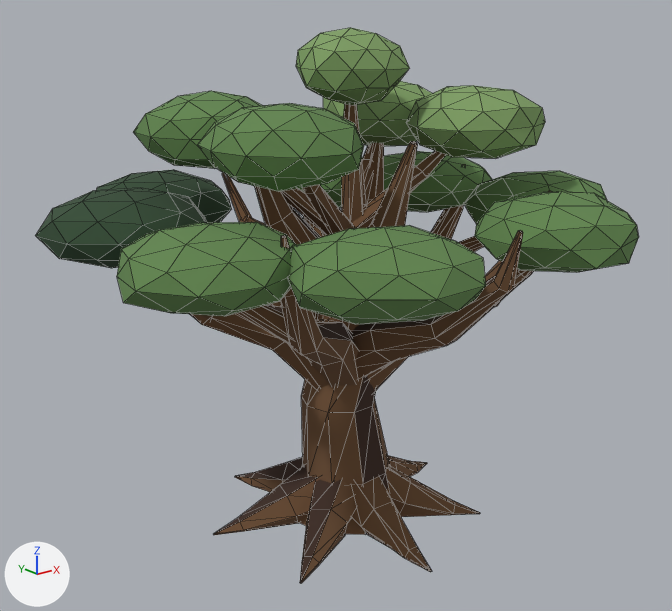
A saved change to the glTF model artifacts/graphics/astra/great-oak/great-oak.glb.
The view is the same before and after, from a 50 mm camera at (-3.88, -4.74, 3.48) aimed at (-0.07, 0.02, 1.58). Arrows for +X, +Y and +Z are at lower left; the lights stay in place. The picture after the commit comes second. Mesh edges are drawn as thin lines. Vertices at exactly the same position are counted once.

The older version as bpy lines, for what is in view:
```python
ob_great_oak_canopy_light = bpy.data.objects.new('great_oak_canopy_light', me_great_oak_canopy_light)
ob_great_oak_canopy_light.location = (0.0, 0.0, 0.0)
ob_great_oak_canopy_mid = bpy.data.objects.new('great_oak_canopy_mid', me_great_oak_canopy_mid)
ob_great_oak_canopy_mid.location = (0.0, 0.0, 0.0)
ob_great_oak_canopy_shadow = bpy.data.objects.new('great_oak_canopy_shadow', me_great_oak_canopy_shadow)
ob_great_oak_canopy_shadow.location = (0.0, 0.0, 0.0)
ob_great_oak_roots = bpy.data.objects.new('great_oak_roots', me_great_oak_roots)
ob_great_oak_roots.location = (0.0, 0.0, 0.0)
ob_great_oak_twigs = bpy.data.objects.new('great_oak_twigs', me_great_oak_twigs)
ob_great_oak_twigs.location = (0.0, 0.0, 0.0)
# also in view: 'great_oak_branches' at (-0.02, -0.11, 1.82); 'great_oak_trunk' at (0.0, 0.01, 1.14)
```
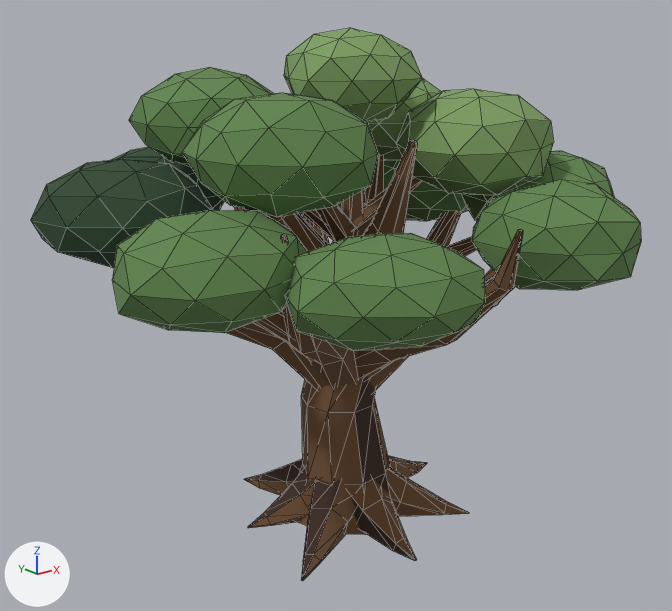
Pixel boxes [x1, y1, x2, y2] of what changed, in the pictures (672 x 611 px; the box of a moved part takes in the faces that stretch with it):
'great_oak_canopy_mid', reshaped (22% taller)
    before: [117, 91, 639, 324]
    after: [112, 67, 641, 351]
'great_oak_canopy_light', reshaped (8% wider, 28% taller)
    before: [296, 28, 545, 158]
    after: [284, 28, 554, 195]
'great_oak_canopy_shadow', reshaped (23% taller)
    before: [35, 170, 231, 268]
    after: [31, 147, 225, 268]
'great_oak_roots', reshaped (15% narrower)
    before: [214, 456, 480, 583]
    after: [244, 456, 469, 581]
part 1 of me_great_oak_canopy_light, moved or reshaped
    before: [406, 85, 545, 158]
    after: [396, 88, 554, 195]
part 2 of me_great_oak_canopy_light, moved or reshaped
    before: [323, 81, 432, 146]
    after: [368, 78, 441, 161]
part 3 of me_great_oak_canopy_light, moved or reshaped
    before: [296, 28, 409, 105]
    after: [284, 28, 422, 122]
part 4 of me_great_oak_canopy_mid, moved or reshaped
    before: [117, 222, 296, 316]
    after: [112, 210, 308, 333]
part 5 of me_great_oak_canopy_mid, moved or reshaped
    before: [464, 171, 607, 224]
    after: [462, 151, 615, 221]
part 6 of me_great_oak_canopy_mid, moved or reshaped
    before: [384, 151, 492, 212]
    after: [384, 160, 469, 221]
part 7 of me_great_oak_canopy_mid, moved or reshaped
    before: [287, 225, 486, 324]
    after: [285, 233, 485, 351]
part 8 of me_great_oak_canopy_mid, moved or reshaped
    before: [475, 191, 639, 272]
    after: [472, 179, 641, 290]
part 9 of me_great_oak_canopy_mid, moved or reshaped (mostly hidden afterwards)
    before: [298, 158, 363, 208]
    after: [299, 202, 342, 214]
part 10 of me_great_oak_canopy_mid, moved or reshaped
    before: [197, 103, 364, 192]
    after: [182, 92, 378, 217]
part 11 of me_great_oak_canopy_mid, moved or reshaped
    before: [133, 91, 263, 169]
    after: [129, 67, 274, 164]
part 12 of me_great_oak_canopy_shadow, moved or reshaped
    before: [35, 188, 208, 268]
    after: [31, 159, 213, 268]
part 13 of me_great_oak_canopy_shadow, moved or reshaped
    before: [96, 170, 231, 223]
    after: [109, 147, 225, 210]
part 14 of me_great_oak_roots, moved or reshaped
    before: [300, 479, 355, 583]
    after: [301, 478, 356, 581]
part 15 of me_great_oak_roots, moved or reshaped
    before: [214, 457, 480, 572]
    after: [244, 459, 469, 561]

Patch to the scene script:
```diff
--- a/artifacts/graphics/astra/great-oak/great-oak.glb.py
+++ b/artifacts/graphics/astra/great-oak/great-oak.glb.py
@@ me_great_oak_canopy_light @@
-me_great_oak_canopy_light.from_pydata(...)  # 126 vertices, 240 faces; spans x -0.33..1.28, y -0.84..0.9, z 2.55..3.4
+me_great_oak_canopy_light.from_pydata(...)  # 126 vertices, 240 faces; spans x -0.39..1.36, y -0.9..0.94, z 2.31..3.4
+# me_great_oak_canopy_light part 1: the loose piece of 42 vertices spanning x 0.27..1.28, y -0.84..0.08, z 2.56..3.03 is scaled about its middle by (1.16, 1.13, 1.48), then moved by (0.0, 0.0, -0.13)
+# me_great_oak_canopy_light part 2: the loose piece of 42 vertices spanning x 0.26..1.22, y -0.02..0.9, z 2.55..3.05 is scaled about its middle by (1.11, 1.08, 1.36), then moved by (0.0, 0.0, -0.02)
+# me_great_oak_canopy_light part 3: the loose piece of 42 vertices spanning x -0.33..0.39, y -0.36..0.4, z 2.92..3.4 is multiplied about its middle by the matrix ((1.188, -0.044, 0.0), (-0.044, 1.166, 0.0), (0.0, 0.0, 1.253)), then moved by (0.0, 0.0, -0.06)
 me_great_oak_canopy_light.materials.append(mat_great_oak_foliage_light)
@@ me_great_oak_canopy_mid @@
-me_great_oak_canopy_mid.from_pydata(...)  # 336 vertices, 640 faces; spans x -1.9..1.85, y -1.72..1.71, z 1.94..3.02
+me_great_oak_canopy_mid.from_pydata(...)  # 336 vertices, 640 faces; spans x -1.92..1.87, y -1.72..1.72, z 1.8..3.17
+# me_great_oak_canopy_mid part 4: the loose piece of 42 vertices spanning x -1.9..-0.8, y -1.03..0.02, z 1.94..2.42 is scaled about its middle by (1.05, 1, 1.38), then moved by (0.0, 0.0, -0.02)
+# me_great_oak_canopy_mid part 5: the loose piece of 42 vertices spanning x 0.89..1.85, y -1.07..0.0, z 1.95..2.41 is scaled about its middle by (1.04, 1.04, 1.34), then moved by (0.0, 0.0, 0.07)
+# me_great_oak_canopy_mid part 6: the loose piece of 42 vertices spanning x 0.72..1.83, y 0.12..1.16, z 1.98..2.44 is scaled about its middle by (0.995, 1.01, 1.42), then moved by (0.0, 0.0, 0.01)
+# me_great_oak_canopy_mid part 7: the loose piece of 42 vertices spanning x -1.29..-0.21, y -1.72..-0.67, z 1.95..2.42 is scaled about its middle by (1.03, 0.965, 1.25), then moved by (0.0, 0.0, -0.09)
+# me_great_oak_canopy_mid part 8: the loose piece of 42 vertices spanning x 0.19..1.29, y -1.71..-0.72, z 1.97..2.45 is scaled about its middle by (1.01, 1.03, 1.42), then moved by (0.0, 0.0, -0.03)
+# me_great_oak_canopy_mid part 9: the loose piece of 42 vertices spanning x 0.19..1.23, y 0.67..1.71, z 1.96..2.43 is scaled about its middle by (1.04, 1.04, 1.38), then moved by (0.0, 0.0, 0.04)
+# me_great_oak_canopy_mid part 10: the loose piece of 42 vertices spanning x -1.22..-0.32, y -0.88..0.1, z 2.53..3.0 is multiplied about its middle by the matrix ((1.165, -0.048, 0.0), (-0.048, 1.087, 0.0), (0.0, 0.0, 1.444)), then moved by (0.0, 0.0, -0.04)
+# me_great_oak_canopy_mid part 11: the loose piece of 42 vertices spanning x -1.18..-0.28, y -0.01..0.96, z 2.53..3.02 is scaled about its middle by (1.05, 1.07, 1.28), then moved by (0.0, 0.0, 0.08)
 me_great_oak_canopy_mid.materials.append(mat_great_oak_foliage)
@@ me_great_oak_canopy_shadow @@
-me_great_oak_canopy_shadow.from_pydata(...)  # 84 vertices, 160 faces; spans x -1.85..-0.26, y 0.07..1.79, z 1.94..2.43
+me_great_oak_canopy_shadow.from_pydata(...)  # 84 vertices, 160 faces; spans x -1.86..-0.27, y 0.06..1.77, z 1.94..2.62
+# me_great_oak_canopy_shadow part 12: the loose piece of 42 vertices spanning x -1.85..-0.78, y 0.07..1.07, z 1.97..2.43 is multiplied about its middle by the matrix ((0.994, -0.075, 0.0), (-0.075, 1.011, 0.0), (0.0, 0.0, 1.462)), then moved by (0.0, 0.0, 0.09)
+# me_great_oak_canopy_shadow part 13: the loose piece of 42 vertices spanning x -1.23..-0.26, y 0.65..1.79, z 1.94..2.42 is scaled about its middle by (0.978, 0.965, 1.29), then moved by (0.0, 0.0, 0.11)
 me_great_oak_canopy_shadow.materials.append(mat_great_oak_foliage_shadow)
@@ me_great_oak_roots @@
-me_great_oak_roots.from_pydata(...)  # 168 vertices, 308 faces; spans x -0.95..0.98, y -0.99..0.92, z 0.0..0.44
+me_great_oak_roots.from_pydata(...)  # 168 vertices, 308 faces; spans x -0.8..0.98, y -0.83..0.84, z 0.0..0.43
+# me_great_oak_roots part 14: the loose piece of 24 vertices spanning x -0.82..0.03, y -0.56..0.12, z 0.0..0.43 is scaled about the mesh origin by (0.968, 0.972, 1)
+# me_great_oak_roots part 15: 118 of 168 vertices moved; they spanned x -0.95..0.73, y -0.99..0.92, z 0.0..0.44 and now span x -0.71..0.67, y -0.83..0.84, z 0.0..0.43; mean shift (0.01, -0.01, 0.0); largest move (0.1, -0.06, 0.06) -> (-0.21, -0.07, 0.17)
 me_great_oak_roots.materials.append(mat_great_oak_bark)
```
